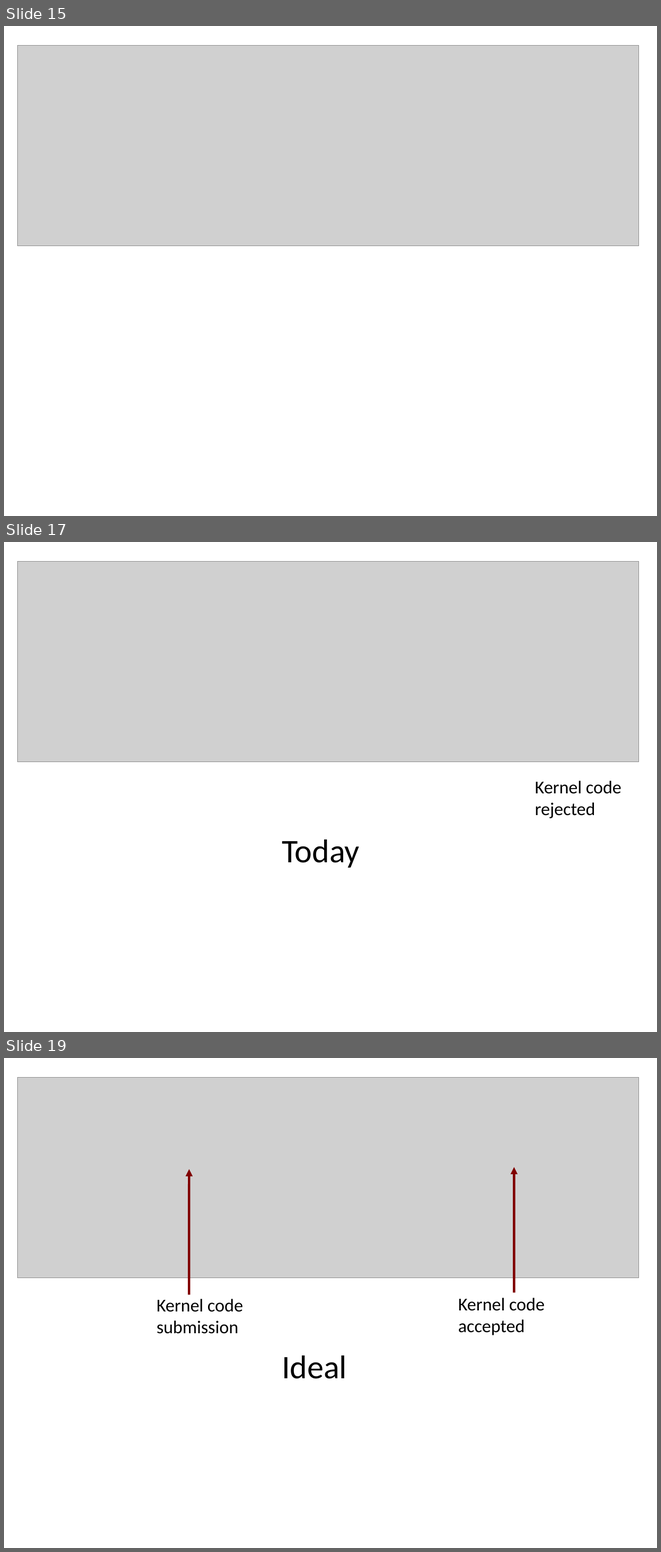
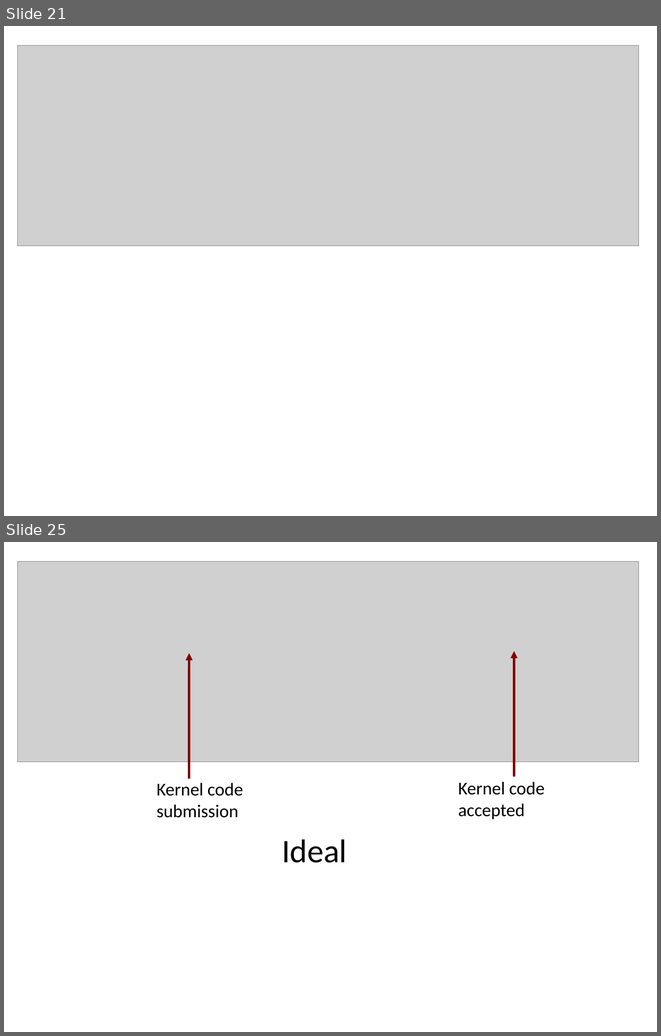
Before and after one commit to gregkh/kernel-development, a slide deck: kernel-development.odp. Shown one above the other, each under a label of ours: slides 15, 17 and 19 before the commit, slides 21 and 25 after it; the slides between them are not shown. The pictures are 661x1552 and 661x1036 pixels, drawn with LibreOffice and Linux fonts; fonts in the diff are those of the drawing; grey boxes stand for pictures. Boxes give left, top, right and bottom in pixels: in the first picture for what was removed or moved away, otherwise in the second. Text is boxed around its words. In the diff, an @@ line names an element or a change of style, - is before the commit and + after.

```diff
--- a/kernel-development.odp
+++ b/kernel-development.odp
@@ slide 17 removed at (4,542,657,1032), background #FFFFFF @@
@@ picture removed at (18,561,639,762) @@
@@ text removed at (535,780,621,818) @@
-Kernel code
-rejected
@@ text removed at (282,839,360,867) @@
-Today
@@ what was slide 15 is now slide 21 @@
@@ what was slide 19 is now slide 25 @@
```
Also in this commit, not shown: 7 slides changed, 9 slides added, 8 other slides removed, 1 other file.
